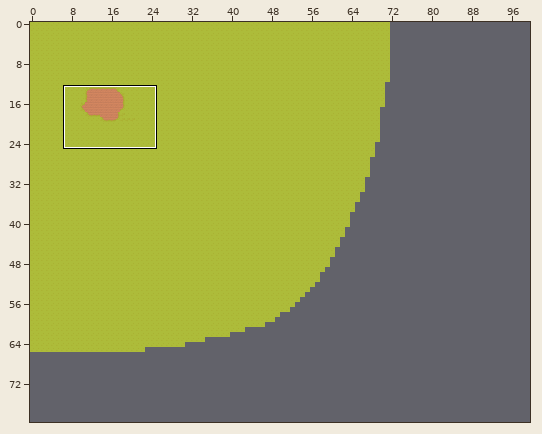
A Tiled map (JSON) gets an edit: assets/maps/spawn.json. Above: a wide view before the commit, with the close-up outlined.
Close-up. Before the commit:
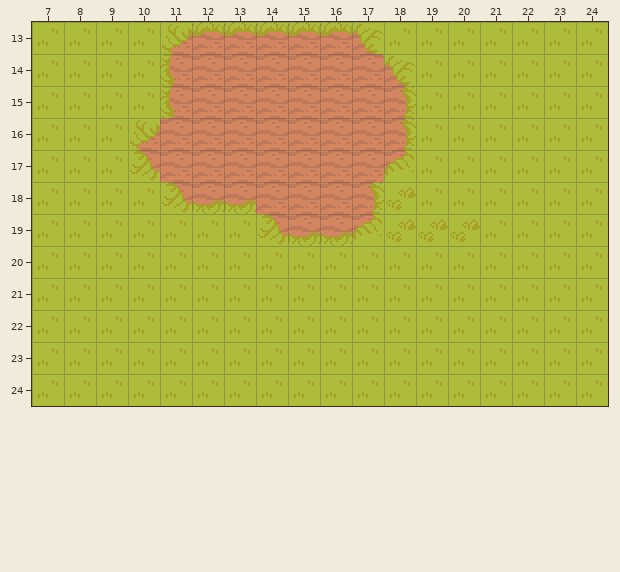
Cells are 16x16 px. Shown: x 7..24, y 13..24. The commit also changed other parts of the map, which this record leaves out.
The same view after the edit:
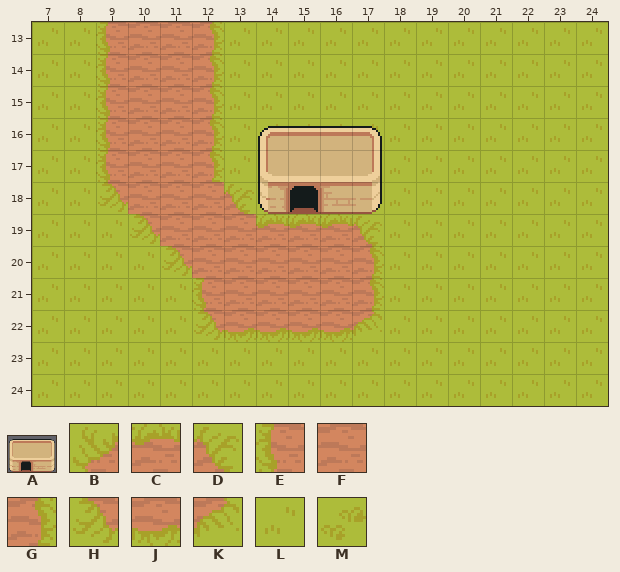
Key: from "Buildings": A 1 "building2"; from "TilesetFloor": B 154, C 155, D 156, E 176, F 177, G 178, H 198, J 199, K 200, L 245, M 267.
_ is an empty cell.
Tiles of an added or newly shown layer are drawn over the layers below it.
The edit:
{"where": "layer \"Tile Layer 1\""}
{"y":13,"x":9,"old":"LLBCCCCCD","new":"EFFGLLLLL"}
{"y":14,"x":9,"old":"LLEFFFFFFD","new":"EFFGLLLLLL"}
{"y":15,"x":9,"old":"LLEFFFFFFG","new":"EFFGLLLLLL"}
{"y":16,"x":9,"old":"LB","new":"EF"}
{"y":16,"x":12,"old":"FFFFFFG","new":"GLLLLLL"}
{"y":17,"x":9,"old":"LH","new":"EF"}
{"y":17,"x":12,"old":"FFFFFFK","new":"GLLLLLL"}
{"y":18,"x":9,"old":"LLHJJFFFGM","new":"HFFFDLLLLL"}
{"y":19,"x":10,"old":"LLLLHJJKMMM","new":"HFFFCCCDLLL"}
{"y":20,"x":11,"old":"LLLLLLL","new":"HFFFFFG"}
{"y":21,"x":12,"old":"LLLLLL","new":"EFFFFG"}
{"y":22,"x":12,"old":"LLLLLL","new":"HJJJJK"}
{"where": "layer \"objects\" (added)"}
{"y":18,"x":14,"old":"_","new":"A"}
{"label":"changed","picture_box":[96,22,480,342]}
